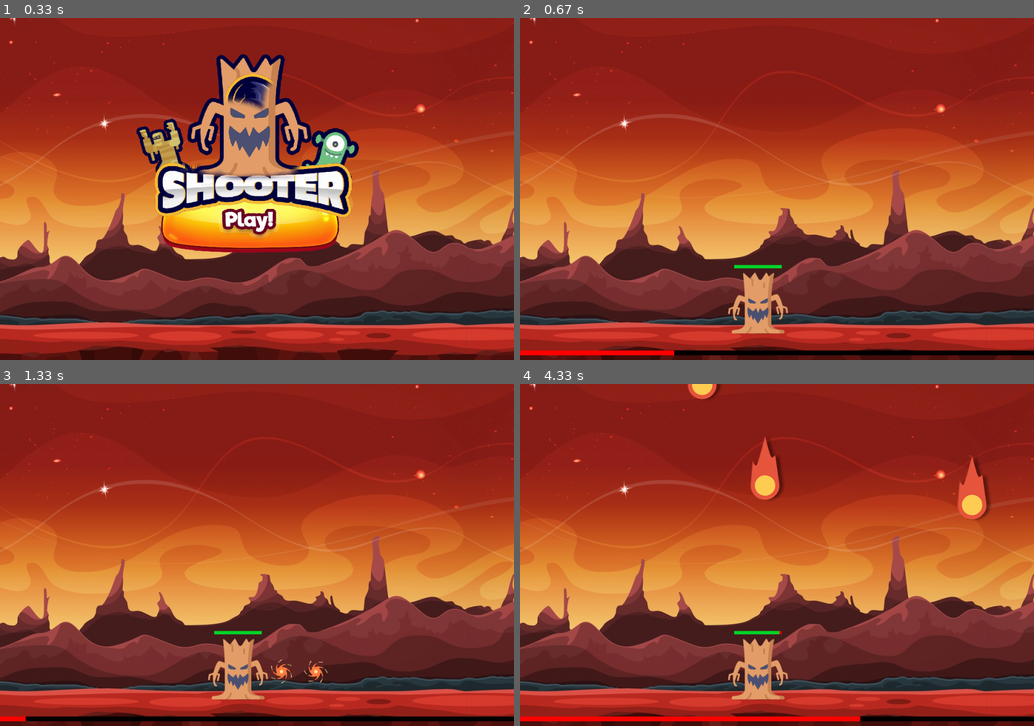
Above: before the commit, frames 1-4 (two rows, left to right).
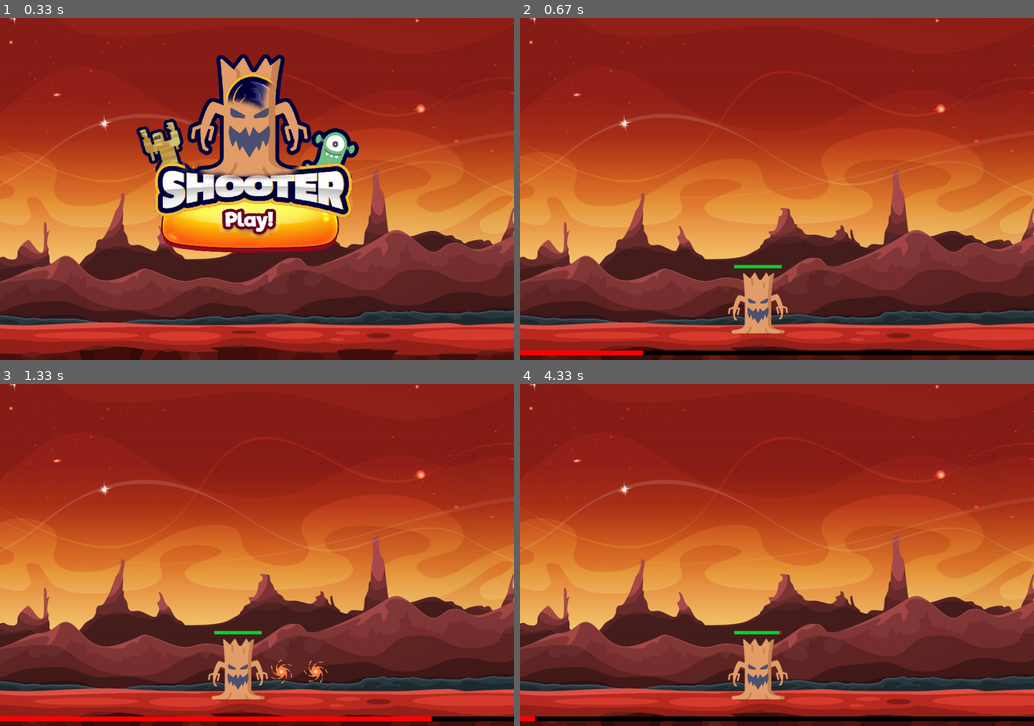
Above: after the commit, the same moments.

Repository: R-Florent/tutojeux
Game: pygame game, started from main.py
Two runs of this game, one before a commit and one after it. Both use one fixed random seed, a clock stepped at 60 frames per second and the inputs below.
Inputs (mouse positions are in pixels of both pictures, inside the frame that each line leads up to):
- Up to frame 1 (0.33 s): no input
- Up to frame 2 (0.67 s): click (777, 189) at 0.38 s
- Up to frame 3 (1.33 s): tap Space at 0.67, 1.07 s
- Up to frame 4 (4.33 s): tap Space at 1.37, 1.9, 2.57, 2.87 s; click (838, 585) at 1.55 s; click (782, 589) at 2.22 s; click (771, 589) at 3.05 s; click (771, 589) at 4.28 s

Frame 1 is identical in both runs. In frame 2, less than 0.1% of the frame differs, in the area x 23-30%, y 97-99%; in frame 3, 1.2%; in frame 4, 2.7%, in the area x 2-92%, y 0-99%.

Commit message:
Commet Fall : fin de la programmation de l'evenement

Diff:
--- a/comet.py
+++ b/comet.py
@@ -21,11 +21,24 @@
 
     def removeComet(self):
         self.comet_event.all_comets.remove(self)
+
+        if len(self.comet_event.all_comets) == 0:
+            print("event fini")
+
+            self.comet_event.game.spawn_monster()
+            self.comet_event.game.spawn_monster()
+
     def fall(self):
         self.rect.y += self.velocity
         if self.rect.y >= 500:
             print("sol")
             self.removeComet()
+
+            if len(self.comet_event.all_comets) == 0 :
+                print("coment_event fini")
+                self.comet_event.rest_percent()
+                self.comet_event.fall_mode = False
+
         if self.comet_event.game.chek_collision(
             self, self.comet_event.game.all_players ):
             print("commet a toucher un joeur")
--- a/comet_event.py
+++ b/comet_event.py
@@ -8,34 +8,33 @@
         self.game = game
         #def  un group de commet
         self.all_comets = pygame.sprite.Group()
+        self.fall_mode = False
 
     def add_percent(self):
-        self.percent += self.percent_speed/4
+        self.percent += self.percent_speed/5
 
     def is_full_loaded(self):
-        return self.percent >=100
+        return self.percent >= 100
 
     def rest_percent(self):
         self.percent = 0
 
     def meteor_fall(self):
         # Faire apparaître une boule de feu
-#       comet = Comet()
-        self.all_comets.add(Comet(self))  # Passer self.game comme argument
+        for i in range(10,20):
+            self.all_comets.add(Comet(self))  # Passer self.game comme argument
 
     def attempt_fall(self):
 
-        if self.is_full_loaded():
+        if self.is_full_loaded() and len(self.game.all_monstre) == 0:
             print("lancement de la plui de météorite")
-            self.rest_percent()
             self.meteor_fall()
+            self.fall_mode = True
 
 
     def update_bar(self, surface):
 
         self.add_percent()
-
-        self.attempt_fall()
 
         #bar noir ()
         pygame.draw.rect(surface,'black',[
--- a/game.py
+++ b/game.py
@@ -63,16 +63,21 @@
         #genere notre monstre
         self.spawn_monster()
         self.spawn_monster()
+        self.coment_event.percent = 0
 
     def game_over (self):
         if self.player.health <= 0:
             self.player.health = self.player.max_health
+            self.coment_event.all_comets = pygame.sprite.Group()
+            self.coment_event.rest_percent()
             self.all_monstre = pygame.sprite.Group()
+
             self.is_playing = False
 
     def spawn_monster(self):
         monstre = Monstre(self)
         self.all_monstre.add(monstre)
+
 
     def chek_collision(self,sprite, group):
         return pygame.sprite.spritecollide(sprite, group, False, pygame.sprite.collide_mask)
--- a/monstre.py
+++ b/monstre.py
@@ -19,7 +19,7 @@
     def take_dmg(self, amount):
         self.health -= amount
 
-        if self.health <= 0:
+        if self.health <= 0 :
             #le tuer
             # self.all_monstre.remove(self)
 
@@ -27,6 +27,14 @@
             self.rect.x = 1080 + random.randint(1, 600)
             self.health = self.max_health
             self.velocity = random.randint(1, 5)
+
+            if self.game.coment_event.is_full_loaded():
+                self.game.all_monstre.remove(self)
+
+                self.game.coment_event.attempt_fall()
+
+            else:
+              print("plui de météore")
 
 
     def update_health_bar(self, surface):
